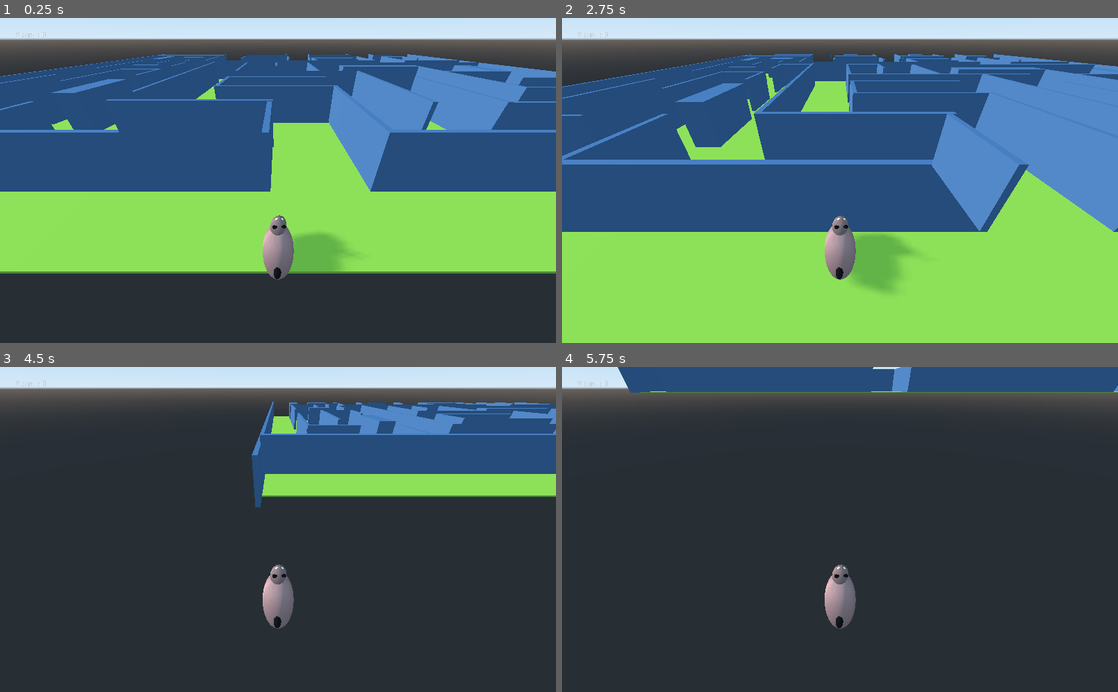
Above: before the commit, frames 1-4 (two rows, left to right).
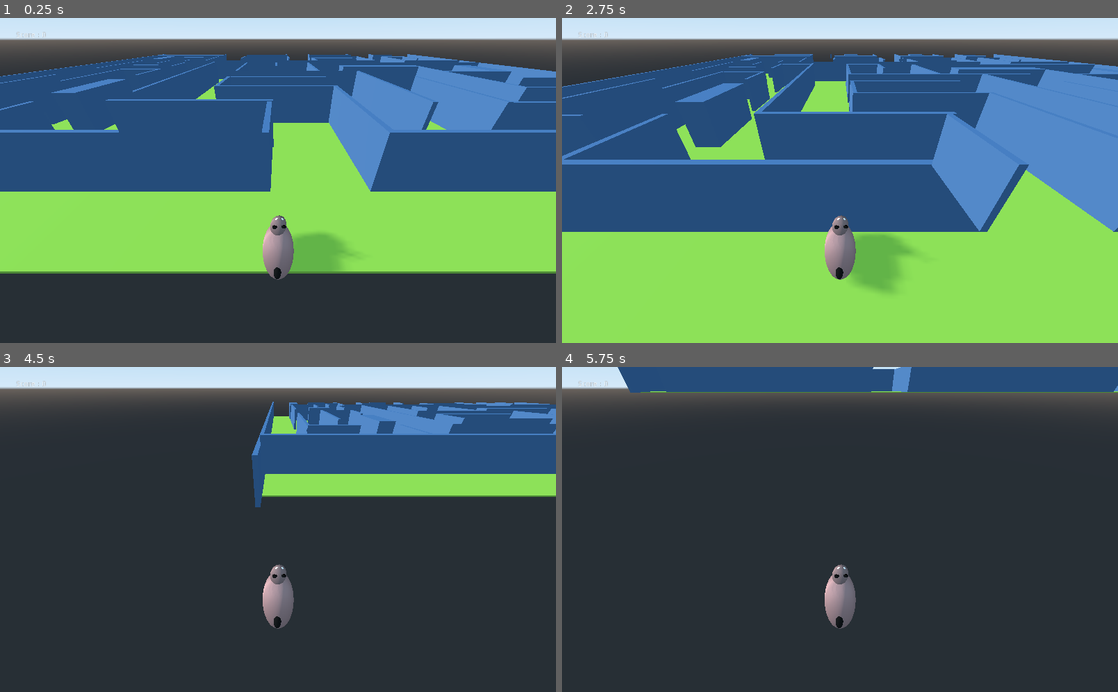
Above: after the commit, the same moments.

Repository: ajelenga/labiLapin
Game: Godot game, scene res://Spatial.tscn
The game is run twice, just before and just after one commit, with the same random seed, the same clock (stepped at 60 frames per second) and the same inputs.
Inputs:
- Up to frame 1 (0.25 s): no input
- Up to frame 2 (2.75 s): tap Enter at 0.5 s; hold Up (ui_up) 0.53-2.03 s; tap Space at 2 s; hold Left (ui_left) from 2.03 s (still down)
- Up to frame 3 (4.5 s): release Left (ui_left) at 3.53 s; hold Down (ui_down) 3.53-4.28 s; hold Right (ui_right) from 4.28 s (still down)
- Up to frame 4 (5.75 s): release Right (ui_right) at 5.03 s; hold Up (ui_up) from 5.03 s (still down)

The runs differ from the first frame. In frame 1, less than 0.1% of the frame differs, in the area x 64-65%, y 12-14%; in frame 2, less than 0.1%, in the area x 37-72%, y 12-14%; in frame 3, less than 0.1%; in frame 4, nothing differs.

Commit message:
correction sur certain passage

Diff:
--- a/main/Spatial.tscn
+++ b/main/Spatial.tscn
@@ -357,7 +357,7 @@
 shape = SubResource( 5 )
 
 [node name="mur61" type="StaticBody" parent="murs"]
-transform = Transform( -1.47867e-08, 0, 7.85805, 0, 3, 0, -0.3, 0, -3.04618e-07, -17.904, 2.95133, -107.395 )
+transform = Transform( -1.47867e-08, 0, 7.85805, 0, 3, 0, -0.3, 0, -3.04618e-07, -17.3507, 2.95133, -107.395 )
 
 [node name="MeshInstance" type="MeshInstance" parent="murs/mur61"]
 transform = Transform( 1, 0, 0, 0, 1, 0, 2.22045e-16, 0, 1, 0, 0, 0 )
@@ -2164,7 +2164,7 @@
 shape = SubResource( 5 )
 
 [node name="mur68" type="StaticBody" parent="murs"]
-transform = Transform( -6.55576e-09, 0, 4.82838, 0, 3, 0, -0.230653, 0, -3.24585e-07, 36.4494, 2.95133, -97.9557 )
+transform = Transform( -6.55576e-09, 0, 4.82838, 0, 3, 0, -0.0618042, 0, -8.69736e-08, 36.4494, 2.95133, -97.9557 )
 
 [node name="MeshInstance" type="MeshInstance" parent="murs/mur68"]
 transform = Transform( 8.24303, 0, 1.04083e-05, 0, 0.999374, 0, 1.00423e-08, 0, 0.846746, 1.66748, 0, 0.555308 )
@@ -2188,7 +2188,7 @@
 shape = SubResource( 5 )
 
 [node name="mur57" type="StaticBody" parent="murs"]
-transform = Transform( -8.4363e-09, 0, 12, 0, 3, 0, -0.193, 0, -5.24537e-07, -21.9127, 2.95133, -100.025 )
+transform = Transform( -8.4363e-09, 0, 12, 0, 3, 0, -0.112263, 0, -3.05108e-07, -21.9127, 2.95133, -100.993 )
 
 [node name="MeshInstance" type="MeshInstance" parent="murs/mur57"]
 transform = Transform( 8.94543, 0, 1.16481e-05, 0, 0.999374, 0, 1.12385e-08, 0, 0.668152, 4.52856, 0, 0.373267 )
